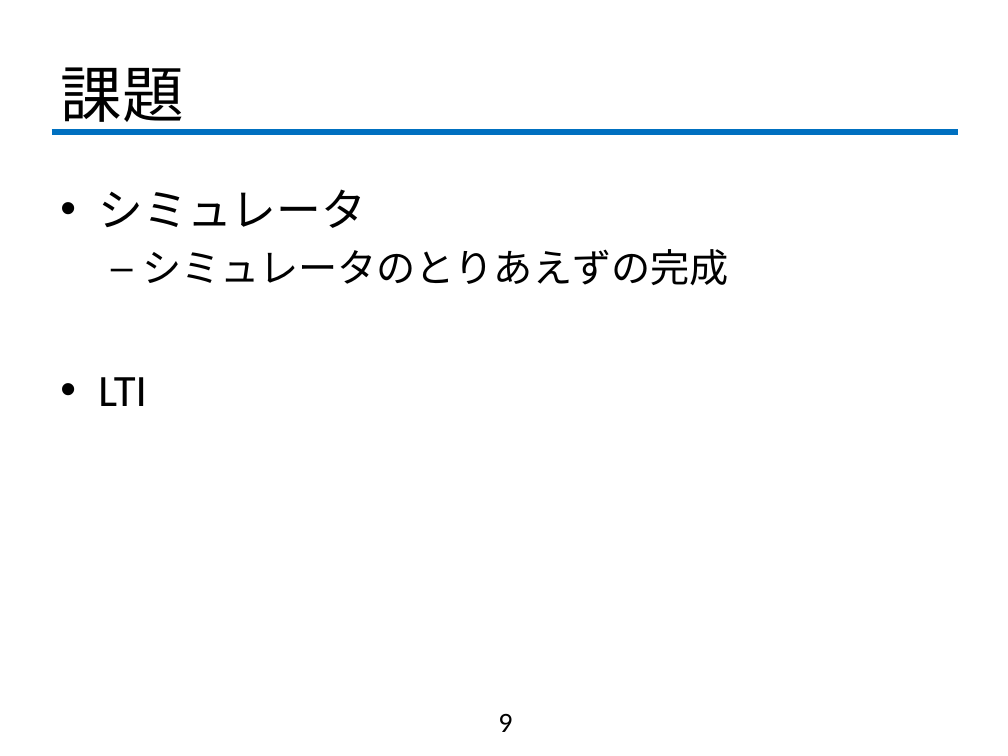
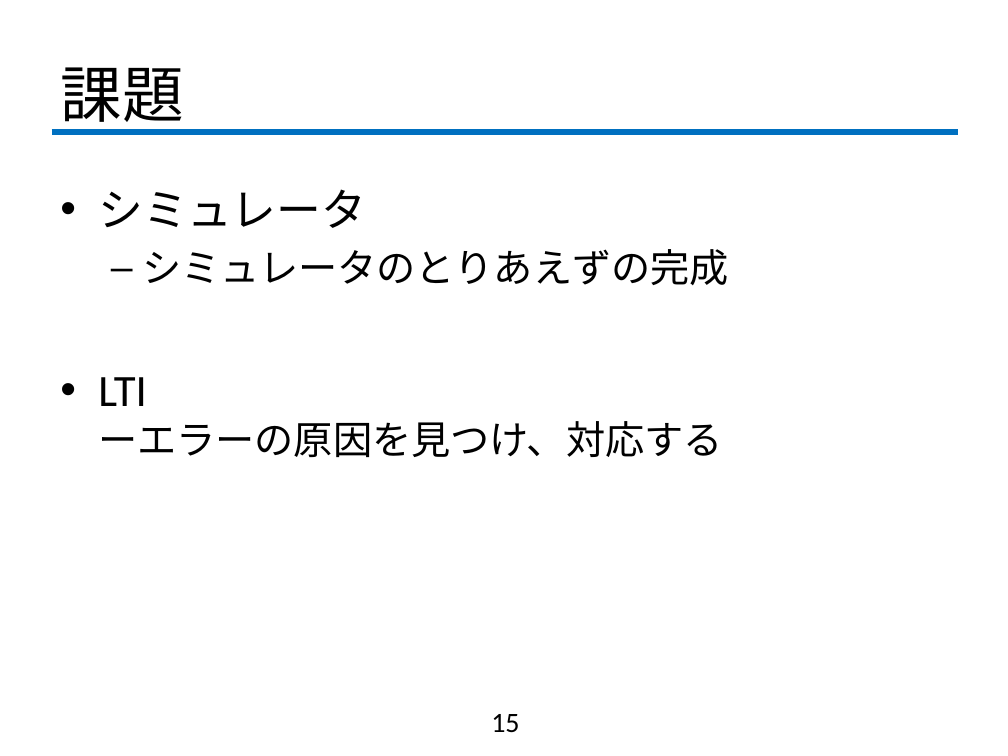
Before and after one commit to fujiLabo/fuji_simu, a slide deck: slide 15 of 1203(numa)進捗.pptx (slide 9 before the commit). Drawn at 1008x756 pixels with LibreOffice and Linux fonts; fonts in the diff are those of the drawing; background and template pictures are left out. Boxes give left, top, right and bottom in pixels: in the first picture for what was removed or moved away, otherwise in the second. Text is boxed around its words. In the diff, an @@ line names an element or a change of style, - is before the commit and + after.

```diff
--- a/1203(numa)進捗.pptx
+++ b/1203(numa)進捗.pptx
@@ text at (98, 377, 722, 457): text changed; size 32 to 28 pt @@
-• LTI
+• LTI
+  ーエラーの原因を見つけ、対応する
@@ page number at (491, 714, 519, 733): text changed @@
-9
+15
```
Also in this commit, not shown: 1 other slide changed, 6 slides added, 2 other files.
